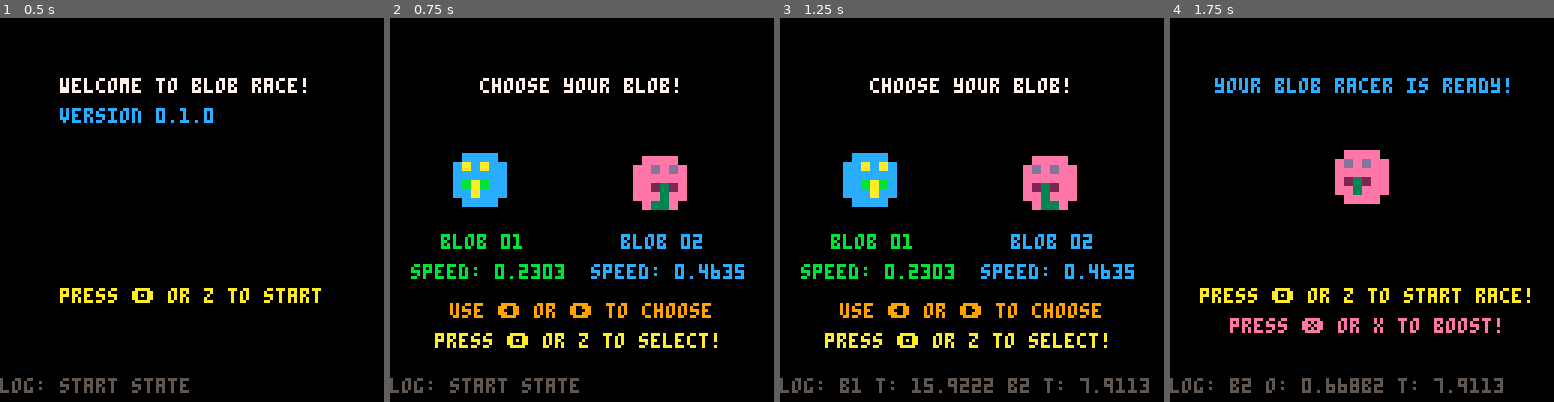
Above: before the commit, frames 1-4 (left to right).
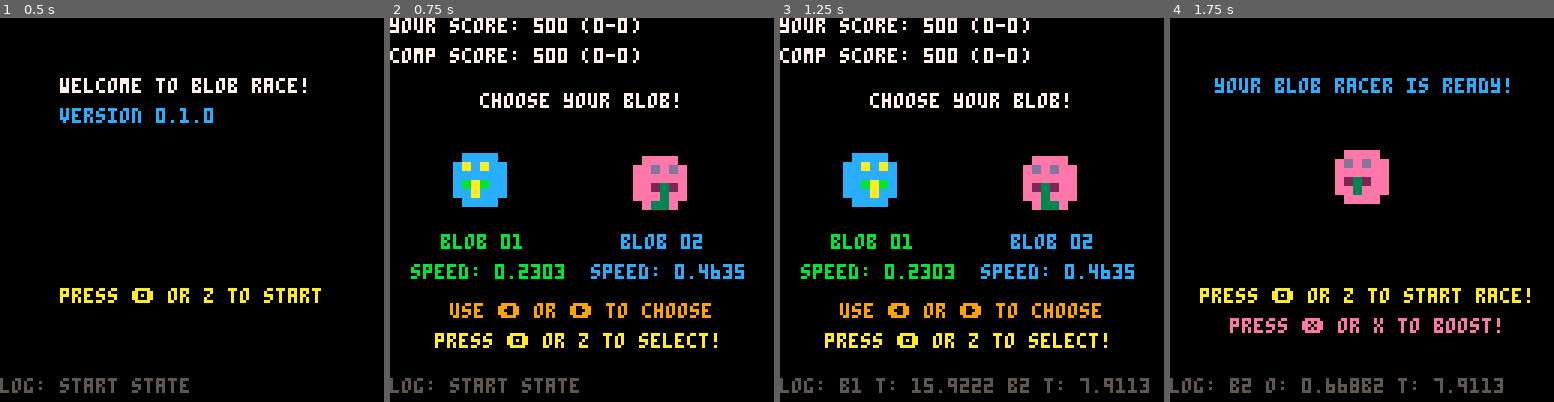
Above: after the commit, the same moments.

Repository: geopet/formula-blob
Game: PICO-8 cartridge blob_race.p8
Two runs of this game, one before a commit and one after it. Both use one fixed random seed, a clock stepped at 60 frames per second and the inputs below.
Inputs:
- Up to frame 1 (0.5 s): tap X (X key) at 0.33 s
- Up to frame 2 (0.75 s): tap O (Z key) at 0.7 s
- Up to frame 3 (1.25 s): tap X (X key) at 1.07 s
- Up to frame 4 (1.75 s): hold Right from 1.6 s (still down); tap O (Z key) at 1.7 s

Frame 1 is identical in both runs. In frame 2, 3.7% of the frame differs, in the area x 0-75%, y 0-24%; in frame 3, 3.7%; in frame 4, nothing differs.

Commit message:
feature(scoring ui): add scoring ui
This commit is adding some scoring UI elements. This will need to be
improved, but will work for the moment.

Diff:
--- a/blob_race.p8
+++ b/blob_race.p8
@@ -198,7 +198,11 @@
 
         print_log_msg(log_msg)
     elseif (state == "choose") then
-        print("choose your blob!", 30, 20, 7)
+        -- print score
+        print("your score: " .. score.player .. " (" .. score.player_wins .. "-" .. score.player_losses .. ")", 0, 0, 7)
+        print("comp score: " .. score.opponent .. " (" .. score.opponent_wins .. "-" .. score.opponent_losses .. ")", 0, 10, 7)
+
+        print("choose your blob!", 30, 25, 7)
 
         -- draw blobs
         sspr(blob1_sprite_frame * 8, 0, 8, 8, 30-12, 55-12 + blob_pulse, 24, 24, blob1_flip, false)
@@ -276,18 +280,34 @@
 
         print_log_msg(log_msg)
     elseif (state == "result") then
-        print("the race is over!!", 30, 20, 11)
-        print("the winner is blob " .. race_winner .. "!", 25, 30, 14)
-
-        if (race_winner == selected_blob) then
+        print("your score: " .. score.player .. " (" .. score.player_wins .. "-" .. score.player_losses .. ")", 0, 0, 7)
+        print("comp score: " .. score.opponent .. " (" .. score.opponent_wins .. "-" .. score.opponent_losses .. ")", 0, 10, 7)
+
+        if (game_over) then
+            print("the match is over!", 30, 20, 11)
+        else
+            print("this race is over!!", 30, 20, 11)
+        end
+
+        print("the race winner is blob " .. race_winner .. "!", 15, 30, 14)
+
+        if (race_winner == selected_blob and game_over) then
+            print("you won the match!", 30, 50, 11)
+            print("congratulations!", 31, 60, 12)
+            print("press 🅾️ or z to play again", 11, 90, 10)
+        elseif (race_winner == selected_blob and not game_over) then
             print("you won!", 48, 50, 12)
             print("congratulations!", 31, 60, 12)
-        else
-            print("you didn't win", 36, 50, 9)
+            print("press 🅾️ or z to race again", 11, 90, 10)
+        elseif (race_winner != selected_blob and game_over) then
+            print("you lost the match!", 27, 50, 11)
             print("better luck next time!", 22, 60, 9)
-        end
-
-        print("press 🅾️ or z to play again", 11, 90, 10)
+            print("press 🅾️ or z to play again", 11, 90, 10)
+        elseif (race_winner != selected_blob and not game_over) then
+            print("you didn't win the race", 19, 50, 9)
+            print("better luck next time!", 22, 60, 9)
+            print("press 🅾️ or z to race again", 11, 90, 10)
+        end
 
         print_log_msg(log_msg)
     end
